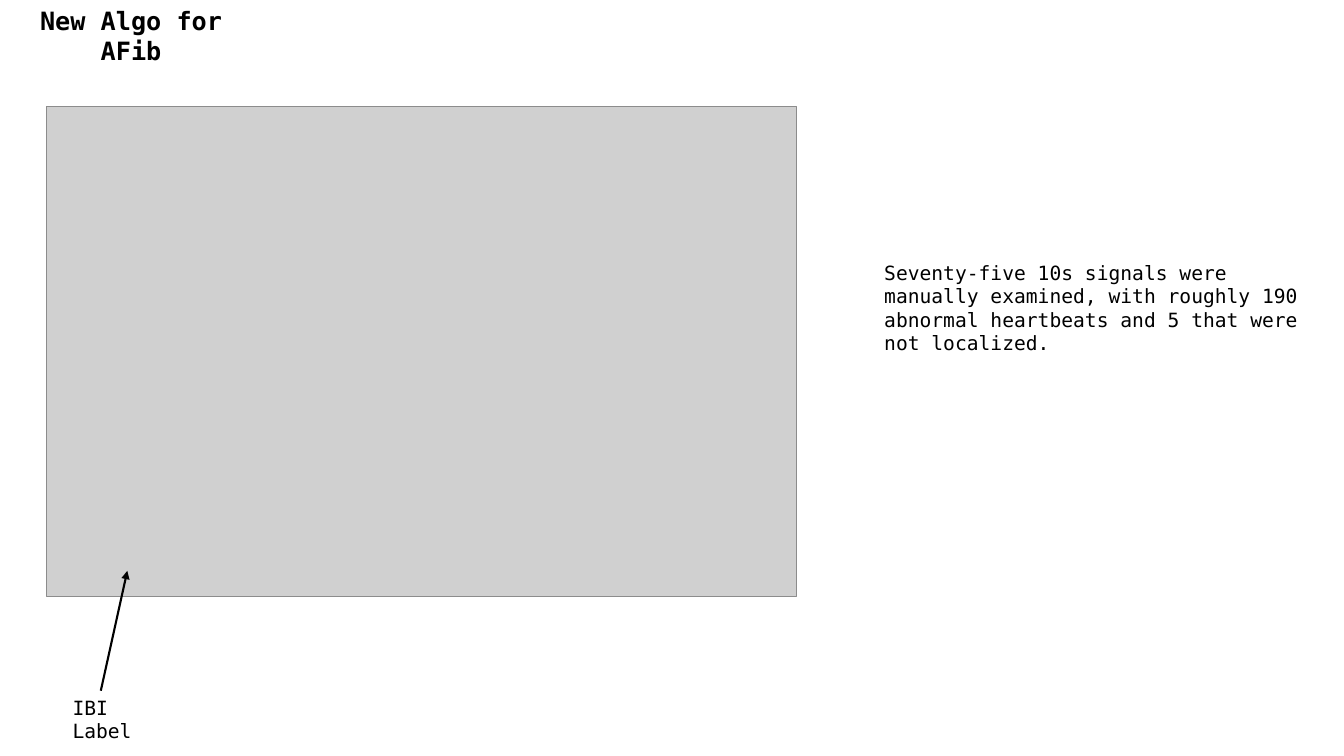
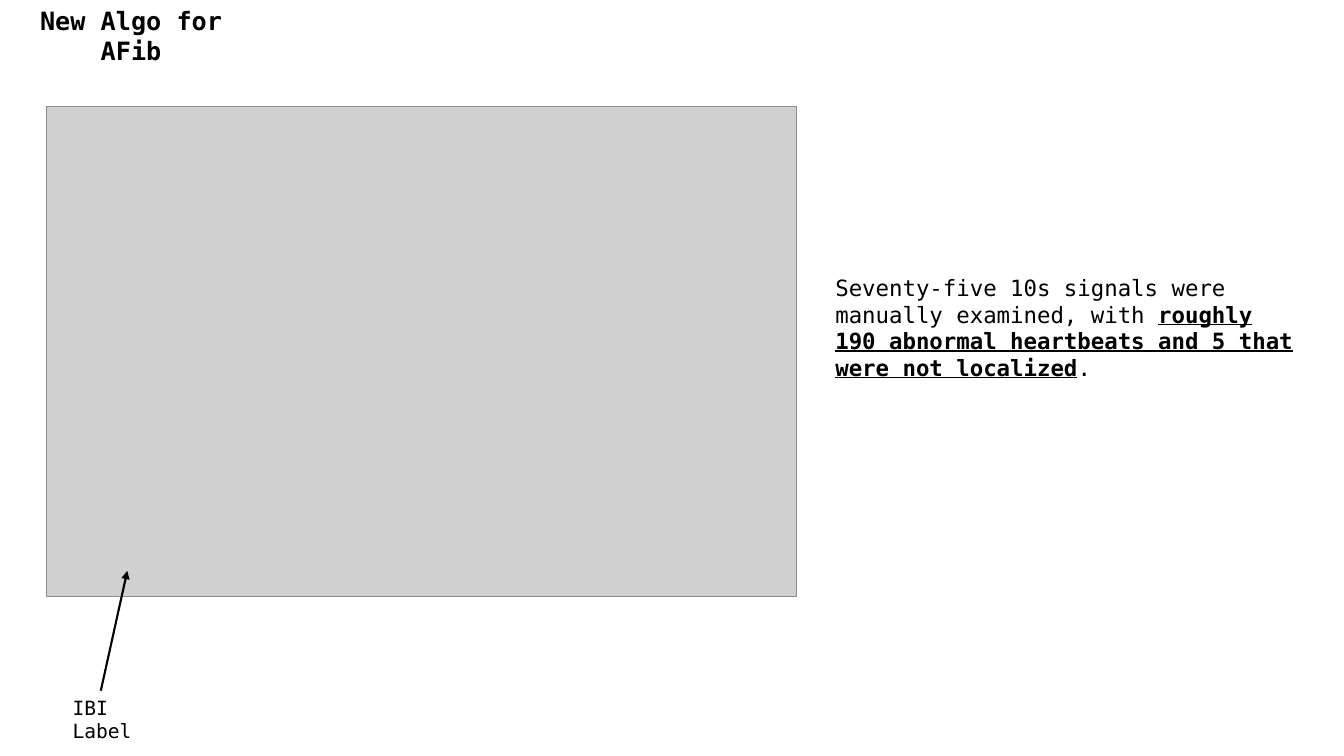
Before and after one commit to A-Big-Tortoise/Presentation, a slide deck: slide 7 of Presentation_0415_JiayuChen.pptx. Drawn at 1344x756 pixels with LibreOffice and Linux fonts; fonts in the diff are those of the drawing; grey boxes stand for pictures. Boxes give left, top, right and bottom in pixels: in the first picture for what was removed or moved away, otherwise in the second. Text is boxed around its words. In the diff, an @@ line names an element or a change of style, - is before the commit and + after.

```diff
--- a/Presentation_0415_JiayuChen.pptx
+++ b/Presentation_0415_JiayuChen.pptx
@@ text "Seventy-five 10s signals were manually ...": place and size @@
-text "Seventy-five 10s signals were manually ..." at box(884, 265, 1297, 351)
+text "Seventy-five 10s signals were manually ..." at box(835, 279, 1293, 378)
@@ text "Seventy-five 10s signals were manually ..." at box(835, 279, 1293, 378): size 14 to 16 pt; bold on, underline on in "roughly 190 abnormal heartbeats and 5 that ..." @@
```
Also in this commit, not shown: 5 other slides changed, 7 other files.
